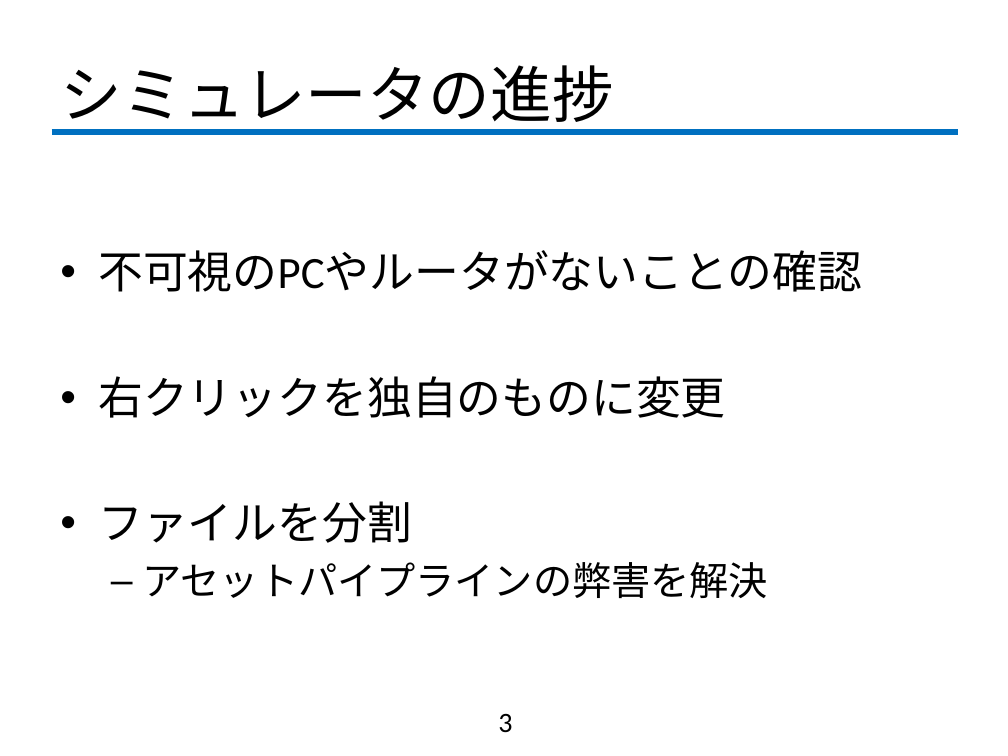
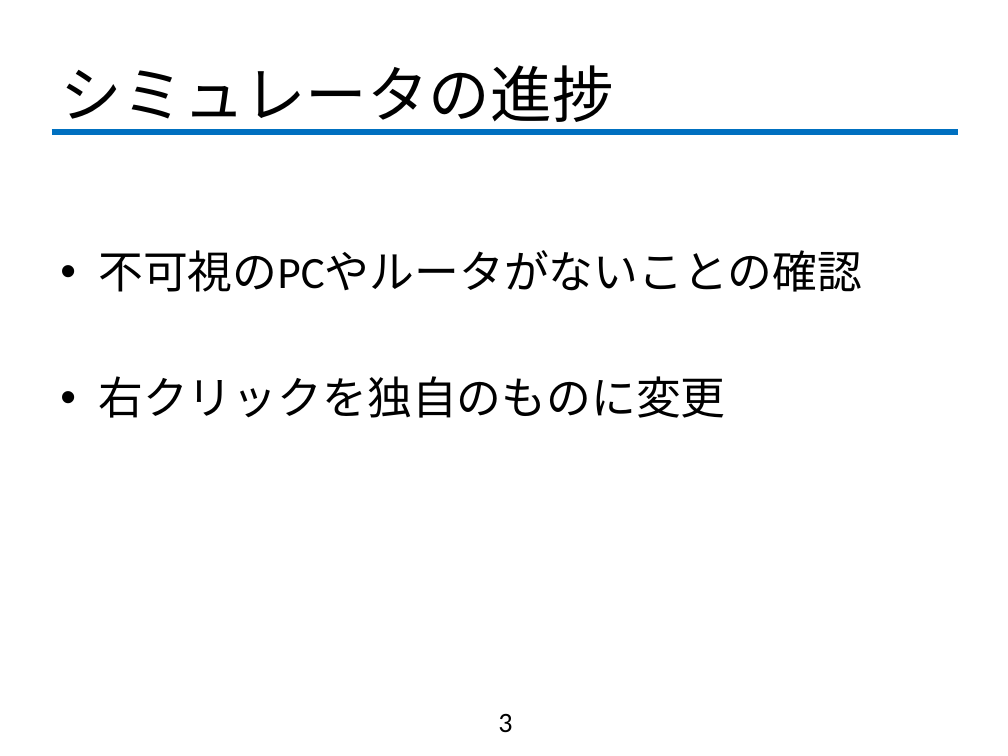
Before and after one commit to fujiLabo/fuji_simu, a slide deck: slide 3 of 1021進捗.pptx. Drawn at 1008x756 pixels with LibreOffice and Linux fonts; fonts in the diff are those of the drawing; background and template pictures are left out. Boxes give left, top, right and bottom in pixels: in the first picture for what was removed or moved away, otherwise in the second. Text is boxed around its words. In the diff, an @@ line names an element or a change of style, - is before the commit and + after.

Commit message:
進捗

```diff
--- a/1021進捗.pptx
+++ b/1021進捗.pptx
@@ text at bbox=[98, 501, 768, 598]: paragraphs removed @@
-• ファイルを分割
-  – アセットパイプラインの弊害を解決
```
Also in this commit, not shown: 3 other slides changed, 1 slide added.
